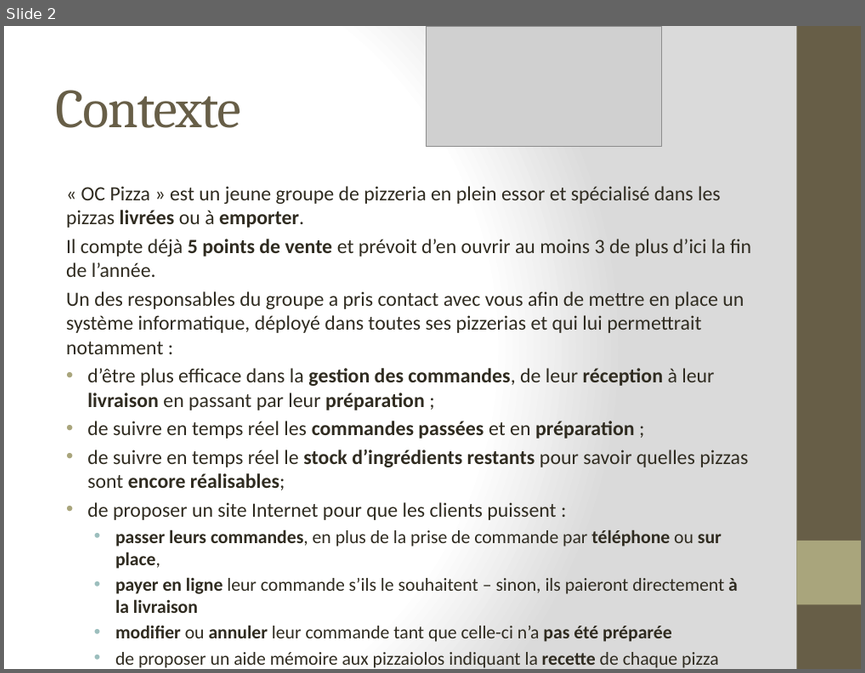
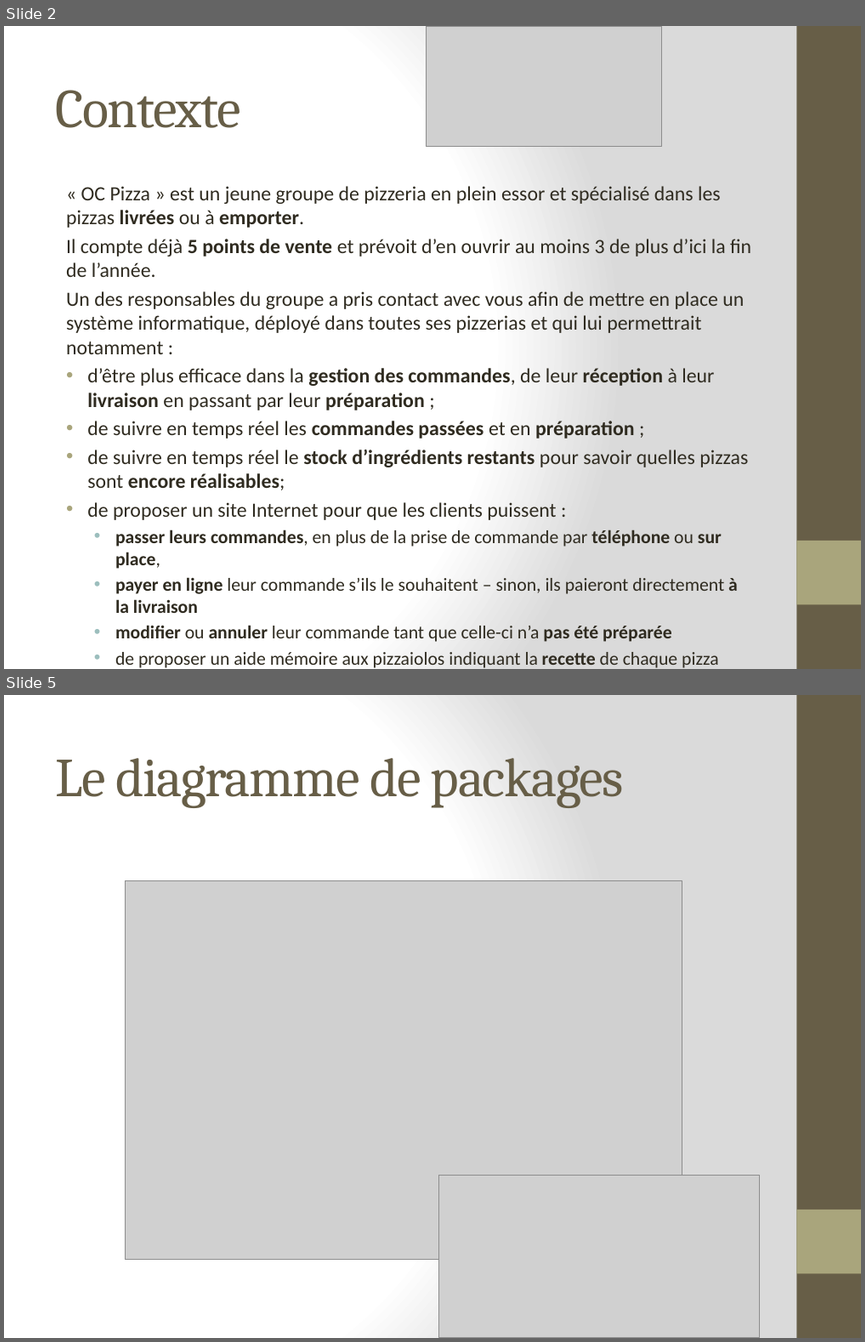
Before and after one commit to Zepmanbc/oc_dapython_pr4, a slide deck: doc/Soutenance Projet 4.pptx. Shown one above the other, each under a label of ours: slide 2 before the commit, slides 2 and 5 after it; the slides between them are not shown. The pictures are 865x673 and 865x1342 pixels, drawn with LibreOffice and Linux fonts; fonts in the diff are those of the drawing; grey boxes stand for pictures. Boxes give left, top, right and bottom in pixels: in the first picture for what was removed or moved away, otherwise in the second. Text is boxed around its words. In the diff, an @@ line names an element or a change of style, - is before the commit and + after.

```diff
--- a/doc/Soutenance Projet 4.pptx
+++ b/doc/Soutenance Projet 4.pptx
@@ slide 5 added at (4, 695, 861, 1338), background gradient #FFFFFF to #DADADA; not listed: 2 template elements that a slide beside it also shows @@
@@ title added at (55, 758, 624, 808), 46 pt, text #675E47 @@
+Le diagramme de packages
@@ picture added at (126, 881, 682, 1259) @@
@@ picture added at (439, 1174, 759, 1337) @@
```
Also in this commit, not shown: 6 other slides added, 1 slide removed, 21 other files.
